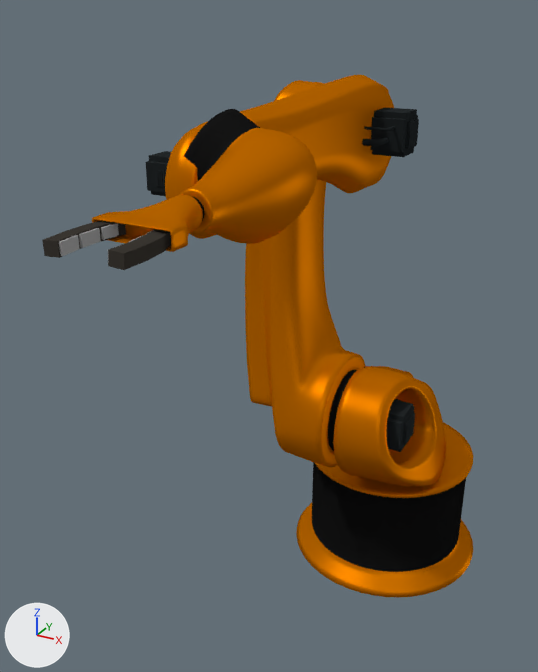
The Blender file Assets/models/robot_dual.blend: old version first, new version second.
Camera for both pictures: a camera (50 mm lens) standing at (1.73, -5.3, 4.36) and looking at (-0.42, -1.4, 2.41). The lights are fixed; the arrows at lower left show +X, +Y and +Z.

Objects in the first picture: 'arm1', 'arm2', 'arm3', 'base', 'hand', 'pincer1', 'pincer2', 'turret'.
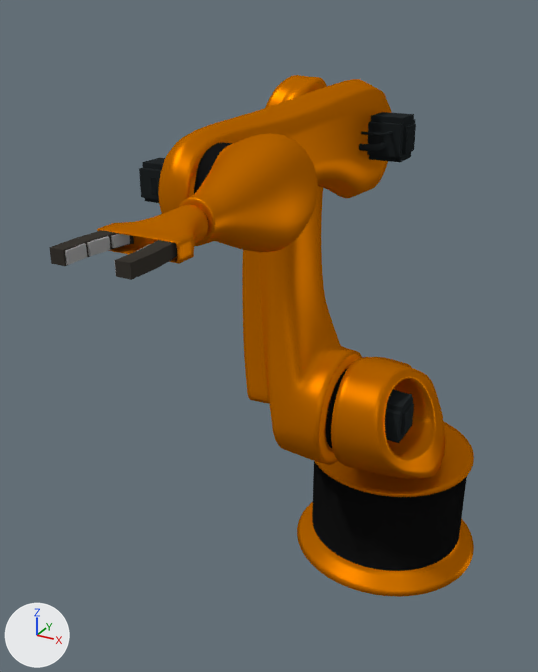
Where the newer file only moved an object's origin or applied its transform, the numbers keep the older frame.

Location of each change, [x1, y1, x2, y2] in pixels of the pictures (538 x 672 px):
'arm1', moved
    before: [245, 80, 365, 467]
    after: [242, 75, 362, 465]
'base', moved
    before: [296, 422, 473, 597]
    after: [297, 422, 474, 597]
'arm2', moved
    before: [146, 75, 419, 239]
    after: [139, 79, 416, 246]
'arm3', moved, turned
    before: [179, 109, 317, 244]
    after: [179, 133, 318, 252]
'turret', moved
    before: [333, 366, 446, 486]
    after: [331, 357, 446, 479]
'hand', moved, turned
    before: [92, 195, 205, 252]
    after: [97, 205, 208, 264]
'pincer2', reshaped
    before: [42, 221, 126, 258]
    after: [49, 230, 134, 266]
'pincer1', reshaped
    before: [108, 229, 171, 270]
    after: [114, 240, 177, 280]

The edits, one by one:
me_cylinder has 84 vertices, 74 faces and spans x -0.83..0.83, y 0.13..1.78, z -2.0..-1.08.
me_cylinder is used by ob_base; location (-0.002, -0.954, 2.004).
me_cylinder part 1: the whole mesh is moved by (0.0, -0.95, 2.01).
me_cylinder_005 has 179 vertices, 173 faces and spans x -0.83..0.02, y -0.27..0.61, z -0.83..1.95.
me_cylinder_005 is used by ob_arm1; location (-0.000209, -0.952, 2.004).
me_cylinder_005 part 3: the whole mesh is moved by (-0.01, -0.15, 0.31).
me_cube_005 has 426 vertices, 359 faces and spans x -0.49..0.24, y -1.71..0.54, z 1.26..2.01.
me_cube_005 is used by ob_arm2; location (0.00375, -0.954, 1.993).
me_cube_005 part 4: the whole mesh is moved by (0.0, -0.18, -1.68).
me_cylinder_001 has 142 vertices, 71 faces, 64 loose edges and spans x -0.216..0.294, y -1.979..-1.121, z 1.348..1.92.
me_cylinder_001 is used by ob_arm3; location (-0.823, -0.955, 2.272); rotation (-0.00227, 0.535, -0.000892), in degrees (-0.1, 31, -0.1).
me_cylinder_001 part 5: the whole mesh is moved by (-0.087, 1.482, -1.639).
me_circle has 48 vertices, 41 faces and spans x -0.089..0.26, y -2.359..-1.95, z 1.546..1.727.
me_circle is used by ob_hand; location (-0.000209, -0.952, 2.004).
me_circle part 6: the whole mesh is moved by (-0.081, 1.976, -1.645).
me_cube has 56 vertices, 54 faces and spans x 0.101..0.251, y -2.62..-2.166, z 1.605..1.665.
me_cube is used by ob_pincer1; location (-0.198, -1.008, 1.948); rotation (-0.0291, 0.068, 0.0352), in degrees (-1.7, 3.9, 2).
me_cube part 7: the whole mesh is multiplied about its middle by the matrix ((0.997, 0.035, -0.068), (-0.037, 0.999, -0.029), (0.067, 0.031, 0.997)), then moved by (0.04, -0.006, -0.02).
me_cube_002 has 64 vertices, 62 faces and spans x -0.07..0.066, y -2.62..-2.183, z 1.608..1.665.
me_cube_002 is used by ob_pincer2; location (-0.183, -0.988, 1.968); rotation (-0.0152, -0.0292, 0.0906), in degrees (-0.9, -1.7, 5.2).
me_cube_002 part 8: the whole mesh is multiplied about its middle by the matrix ((0.994, 0.103, 0.029), (-0.102, 0.995, -0.015), (-0.031, 0.012, 0.999)), then moved by (0.041, -0.001, -0.025).
me_cube_003 has 332 vertices, 285 faces and spans x -0.37..0.52, y -0.2..1.73, z -1.19..-0.01.
me_cube_003 is used by ob_turret; location (-0.000209, -0.952, 2.004).
me_cube_003 part 2: the whole mesh is moved by (0.0, -1.0, 1.2).
Object 'base' (ob_base) moves from (-0.002, -0.954, 2.004) to (0.0, 0.0, 0.0).
In object 'arm1' (ob_arm1), parent is now set to ob_turret.
Object 'arm1' (ob_arm1) moves from (-0.000209, -0.952, 2.004) to (0.0, -0.825, 0.825).
In object 'arm2' (ob_arm2), parent is now set to ob_arm1.
Object 'arm2' (ob_arm2) moves from (0.00375, -0.954, 1.993) to (0.00395, -0.00123, 1.922).
Object 'arm3' (ob_arm3) turns from (-0.1, 31, -0.1) to (0, 0, 0) degrees about x, y and z.
In object 'arm3' (ob_arm3), parent is now set to ob_arm2.
In object 'arm3' (ob_arm3), matrix_parent_inverse is now set to Matrix(((1.0, 0.0, 0.0, -0.00395), (0.0, 1.0, 0.0, 0.00123), (0.0, 0.0, 1.0, 0.0112), (0.0, 0.0, 0.0, 1.0))).
Object 'arm3' (ob_arm3) moves from (-0.823, -0.955, 2.272) to (0.116, -1.644, -0.0404).
In object 'hand' (ob_hand), parent is now set to ob_arm3.
Object 'hand' (ob_hand) moves from (-0.000209, -0.952, 2.004) to (0.0, -0.477, 0.0).
In object 'turret' (ob_turret), parent is now set to ob_base.
Object 'turret' (ob_turret) moves from (-0.000209, -0.952, 2.004) to (0.0, 0.0, 0.9).
